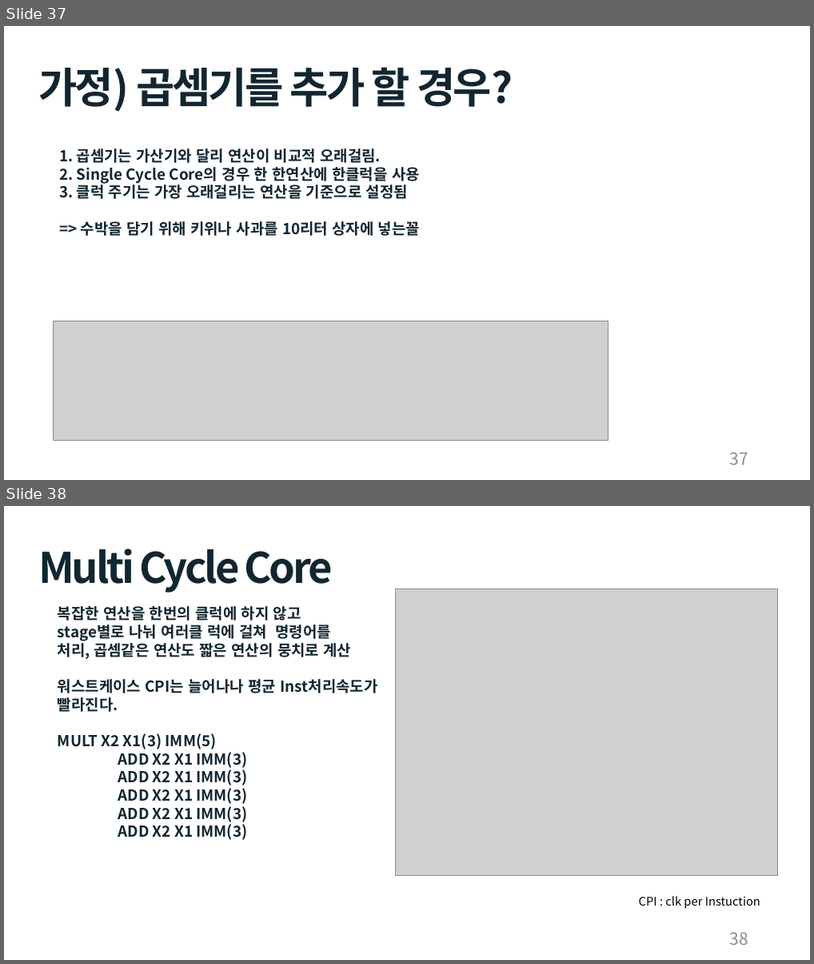
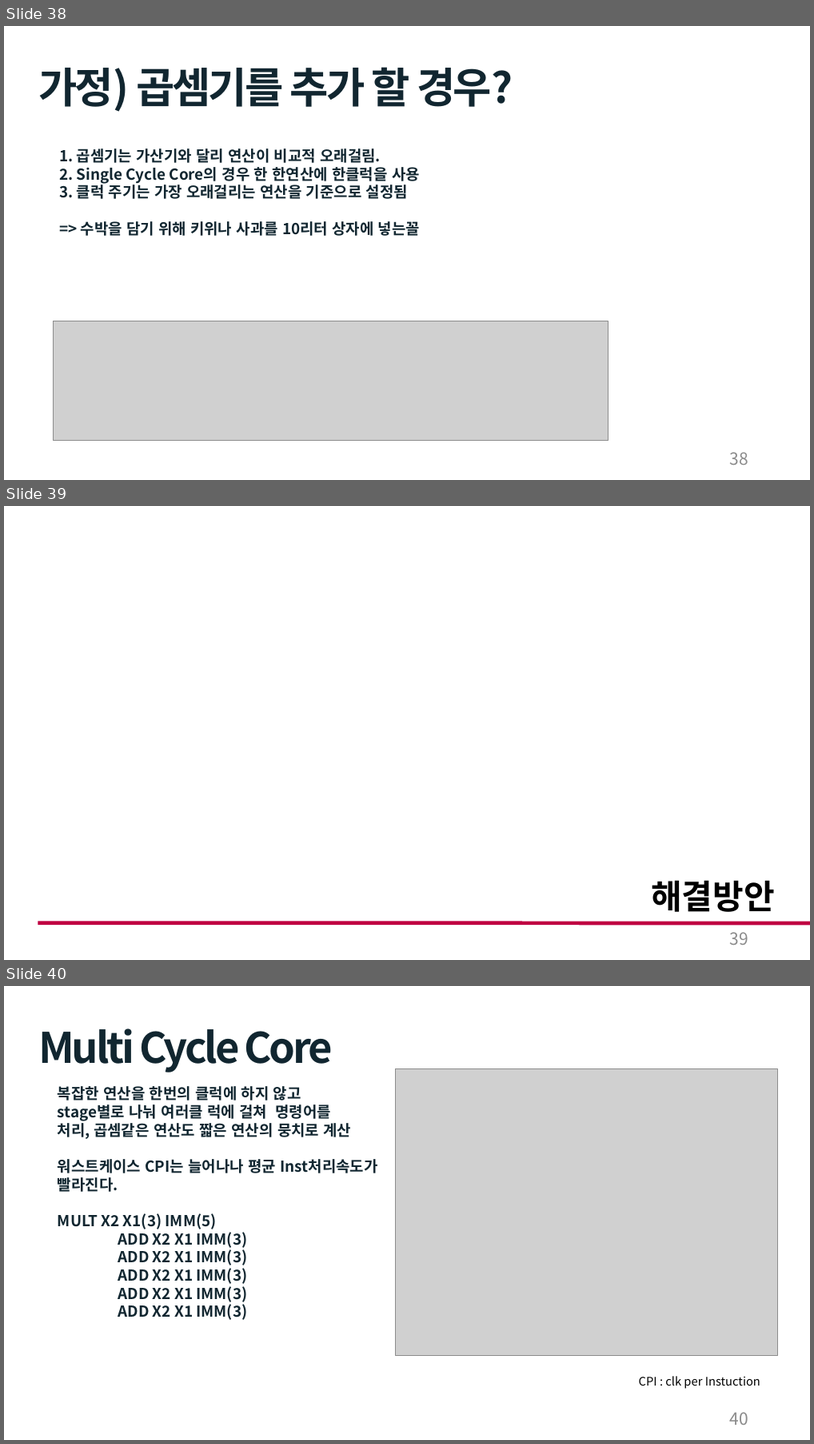
Before and after one commit to cong2738/my_RISC-V, a slide deck: Single Cycle RISC-V 발표_박호윤.pptx. Shown one above the other, each under a label of ours: slides 37 and 38 before the commit, slides 38, 39 and 40 after it. The pictures are 814x964 and 814x1444 pixels, drawn with LibreOffice and Linux fonts; fonts in the diff are those of the drawing; grey boxes stand for pictures. Boxes give left, top, right and bottom in pixels: in the first picture for what was removed or moved away, otherwise in the second. Text is boxed around its words. In the diff, an @@ line names an element or a change of style, - is before the commit and + after.

```diff
--- a/Single Cycle RISC-V 발표_박호윤.pptx
+++ b/Single Cycle RISC-V 발표_박호윤.pptx
@@ slide 39 added at box(4, 506, 810, 960), background #FFFFFF @@
@@ text added at box(651, 880, 774, 912), 40 pt, text #000000, bold @@
+해결방안
@@ line added from (38, 923) to (810, 923), #BF0041 4.51 pt @@
@@ page number added at box(730, 932, 748, 944), 20 pt, text #8C8C8C @@
+39
@@ what was slide 37 is now slide 38 @@
@@ page number at box(730, 452, 748, 464): text changed @@
-37
+38
@@ what was slide 38 is now slide 40 @@
@@ page number at box(730, 1412, 748, 1424): text changed @@
-38
+40
```
Also in this commit, not shown: 1 slide changed, 1 other slide added.
